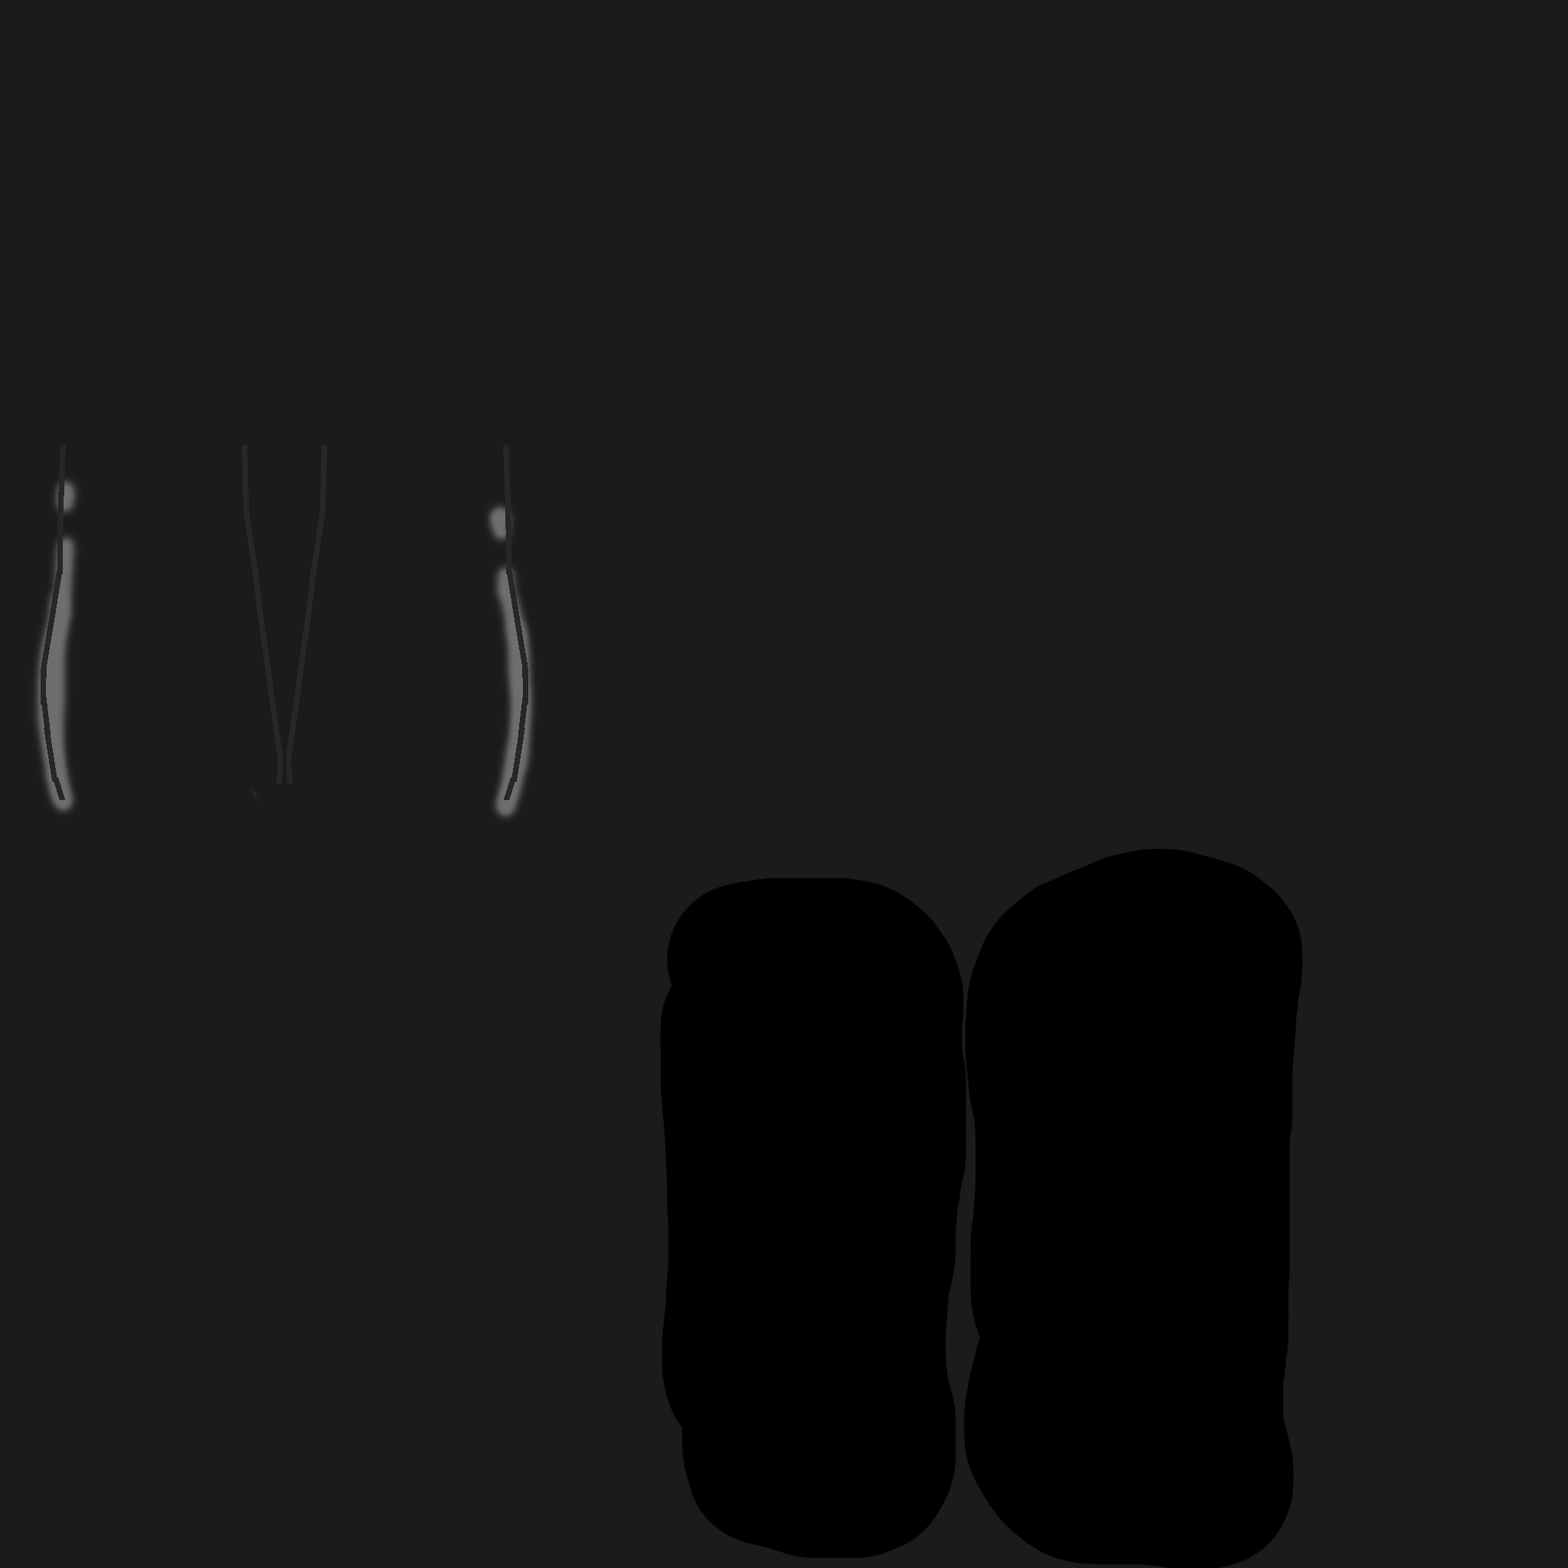
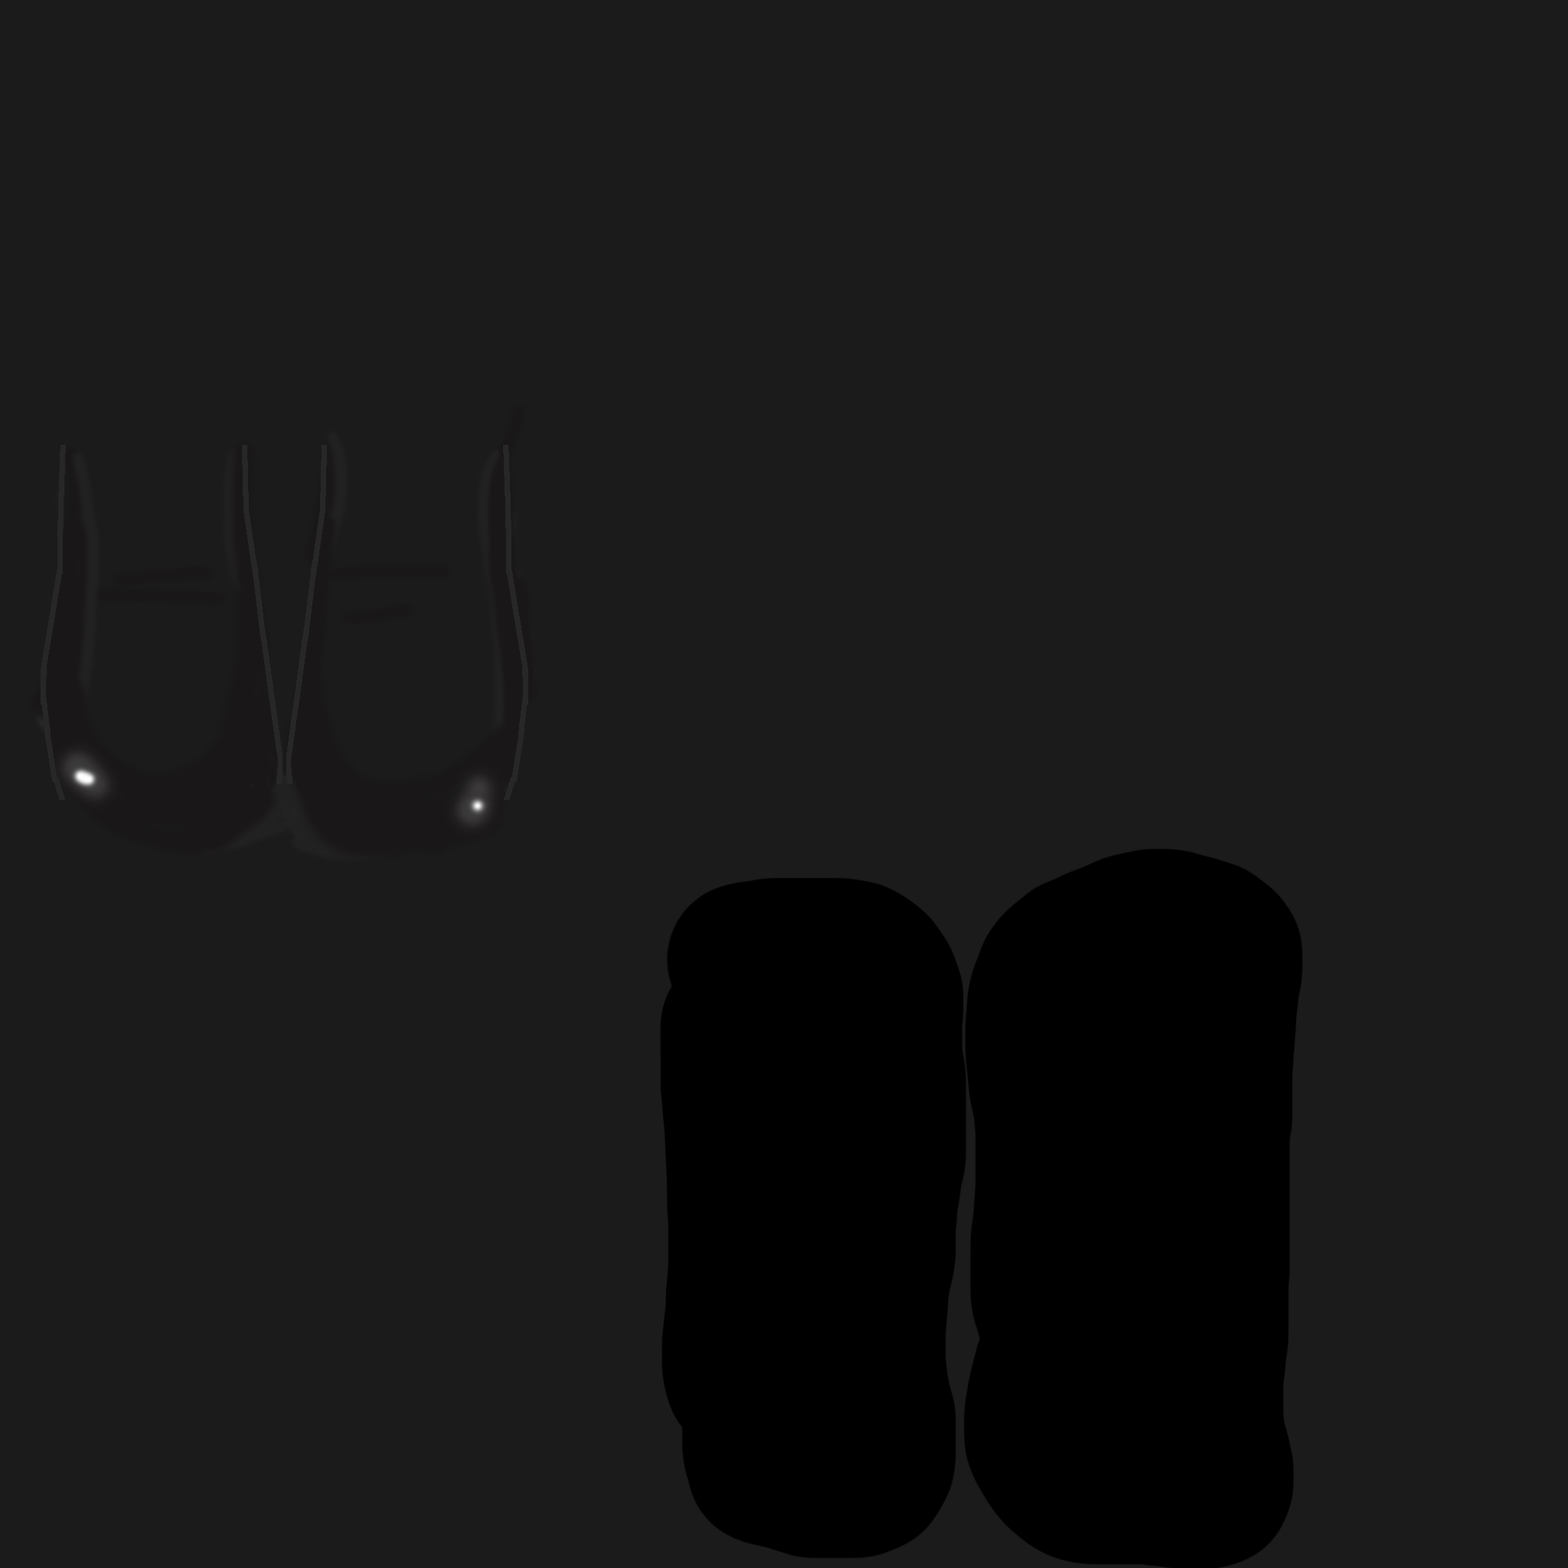
Comparing the layer stacks of the two 1568x1568 images. Changes:
added group "Group 1" with 1 layers above "Layer 2" over [68, 763, 490, 818]
added layer "Layer 3" in group "Group 1" over [68, 763, 490, 818]
added layer "Layer 2" above "Color Fill 1" over [46, 737, 510, 842]
painted on "Color Fill 1" over [29, 407, 539, 861]